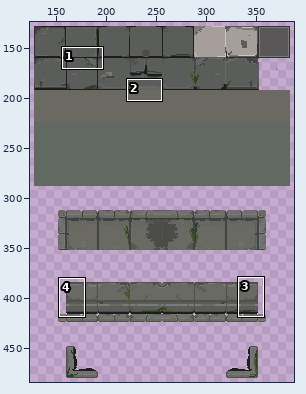
File history of a sprite sheet, Pixel Art/Floor/Floor.png. Above, an overview of the earlier version with the close-up marked.
Close-up. Earlier state:
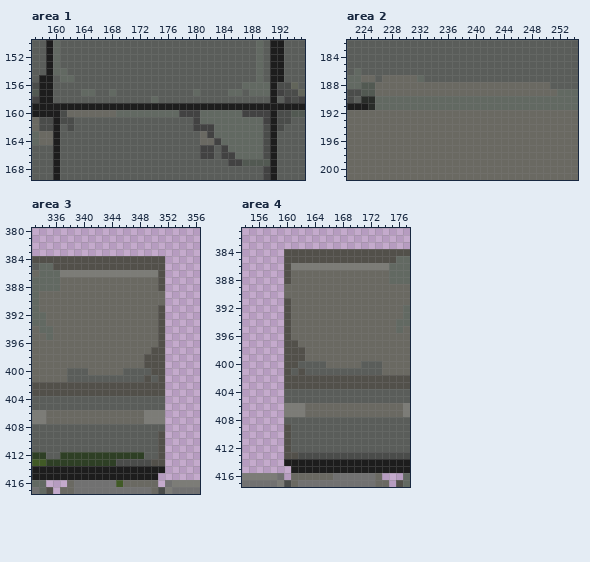
The file is 512x512 pixels. Colours within 5 levels of each other are drawn and written as one. Shown: area 1: x 157..195, y 150..169; area 2: x 222..254, y 182..201; area 3: x 333..356, y 380..417; area 4: x 154..177, y 381..417. The wide view leaves out empty margins. The commit also changed other parts of the picture, which this record leaves out.
The same view after the edit:
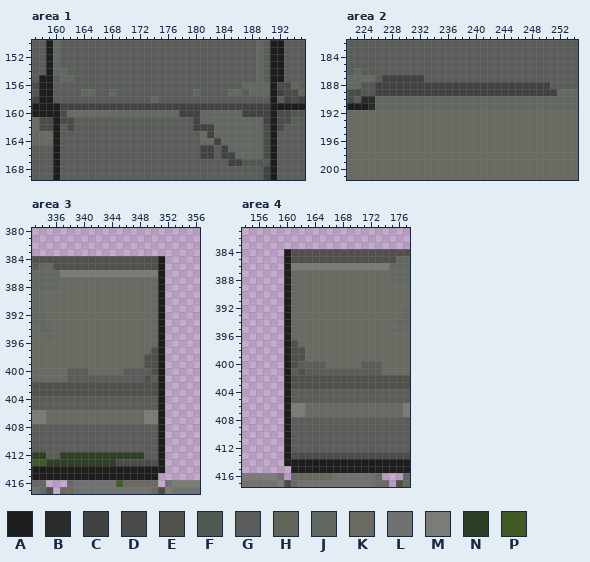
Palette (. is transparent): A #1d1d1d  B #292c29  C #424242  D #4a4c4a  E #52504a  F #525952  G #5a5d5a  H #62655a  J #626962  K #6a6962  L #717171  M #7c7c77  N #2e3f25  P #415a26
What changed:
Changed rows in their new state; - is an unchanged pixel.
Area 1:
first column x 161:
159 CCCCCCCCCCCCCCCCCCCCCCCCCCCCCC
Area 2:
first column x 226:
187 -CCCCCC-------------------
188 CCCCCCCCCCCCCCCCCCCCCCCCC-
189 CCCCCCCCCCCCCCCCCCCCCCCCCC
Area 3:
first column x 351:
384 A
385 A
386 A
387 A
388 A
389 A
390 A
391 A
392 A
393 A
394 A
395 A
396 A
397 A
398 A
399 A
400 A
401 A
402 A
403 A
404 A
405 A
406 A
407 A
408 A
409 A
410 A
411 A
412 A
413 A
Area 4:
first column x 160:
384 A
385 A
386 A
387 A
388 A
389 A
390 A
391 A
392 A
393 A
394 A
395 A
396 A
397 A
398 A
399 A
400 A
401 A
402 A
403 A
404 A
405 A
406 A
407 A
408 A
409 A
410 A
411 A
412 A
413 A
Where, in picture pixels (left, top, right, bottom), the same in both close-ups:
changed: (60, 103, 270, 110)
changed: (375, 75, 557, 96)
changed: (158, 256, 165, 466)
changed: (284, 249, 291, 459)
